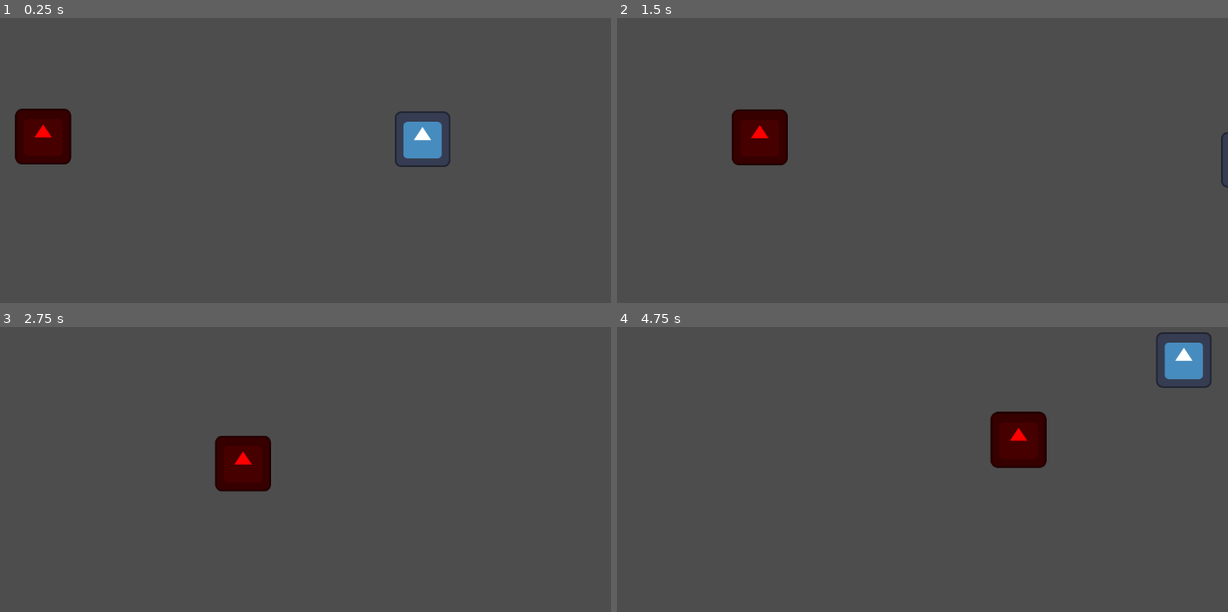
Above: before the commit, frames 1-4 (two rows, left to right).
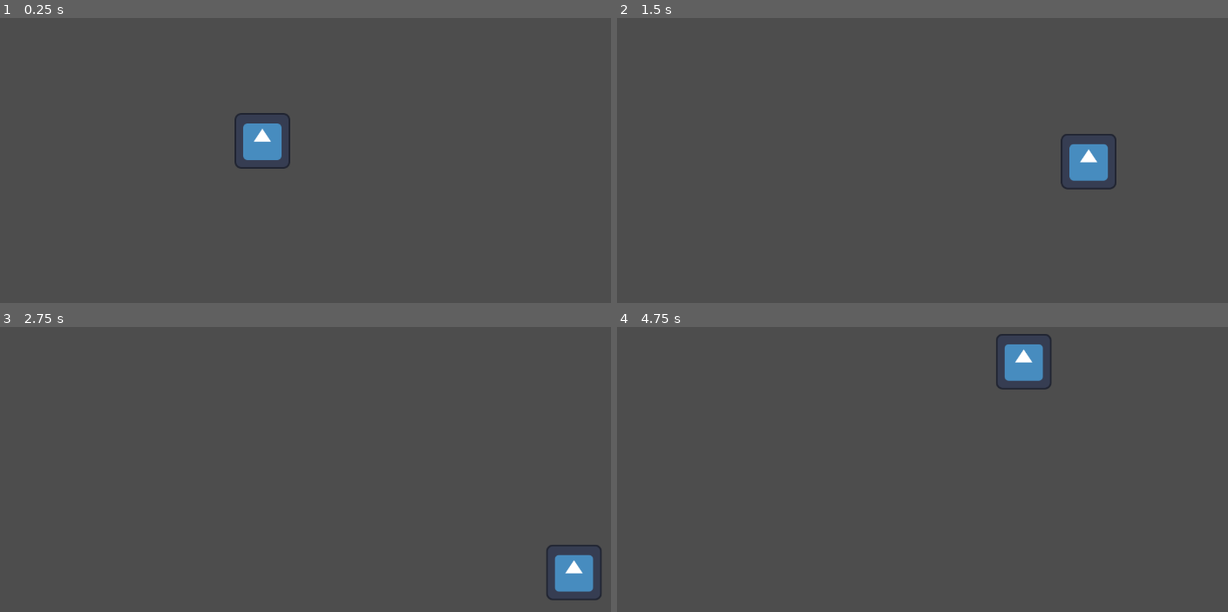
Above: after the commit, the same moments.

Repository: hugorocha05/A-Torre_Demo
Game: Godot game, scene res://Scenes/root.tscn
Same seed, same stepped clock (60 frames per second), same inputs: the game is played once before the commit and once after it. The engine's default icon, where the game draws it, is replaced by a stand-in: a white triangle on a blue panel in a dark square.
Inputs:
- Up to frame 1 (0.25 s): no input
- Up to frame 2 (1.5 s): hold D (Move Right) 0.53-1.28 s; tap Space (Dash) at 0.6, 1.35 s; hold S (Move Down) from 1.28 s (still down)
- Up to frame 3 (2.75 s): release S (Move Down) at 2.03 s; hold D (Move Right) from 2.03 s (still down); tap Space (Dash) at 2.1 s
- Up to frame 4 (4.75 s): release D (Move Right) at 2.78 s; hold W (Move Up) 2.78-3.53 s; tap Space (Dash) at 2.85, 3.6, 4.35 s; hold A (Move Left) from 3.53 s (still down); tap R (Reset, bound only after the commit) at 4.15 s

The runs differ from the first frame. In frame 1, 3.8% of the frame differs, in the area x 2-74%, y 31-53%; in frame 2, 2.9%; in frame 3, 2.8%; in frame 4, 3.9%, in the area x 61-98%, y 1-50%.

Commit message:
Deleted the enemy, added health/hit mechanic to player

Diff:
--- a/A Torre - Demo/Scenes/player.tscn
+++ b/A Torre - Demo/Scenes/player.tscn
@@ -3,11 +3,12 @@
 [ext_resource type="Script" path="res://Scripts/Player.gd" id="1_iy2jn"]
 [ext_resource type="Texture2D" uid="uid://bg30xwhkmcba2" path="res://icon.svg" id="2_d5ujg"]
 
-[sub_resource type="RectangleShape2D" id="RectangleShape2D_rj8ne"]
-size = Vector2(96, 96)
+[sub_resource type="RectangleShape2D" id="RectangleShape2D_3d88c"]
+size = Vector2(94, 94)
 
 [node name="Player" type="CharacterBody2D"]
 z_index = 1
+motion_mode = 1
 script = ExtResource("1_iy2jn")
 
 [node name="Sprite2D" type="Sprite2D" parent="."]
@@ -15,7 +16,7 @@
 texture = ExtResource("2_d5ujg")
 
 [node name="CollisionShape2D" type="CollisionShape2D" parent="."]
-shape = SubResource("RectangleShape2D_rj8ne")
+shape = SubResource("RectangleShape2D_3d88c")
 
 [node name="Timers" type="Node" parent="."]
 
@@ -26,5 +27,10 @@
 [node name="DashCooldown" type="Timer" parent="Timers"]
 one_shot = true
 
+[node name="HitFlashTimer" type="Timer" parent="Timers"]
+wait_time = 0.15
+one_shot = true
+
 [connection signal="timeout" from="Timers/DashTimer" to="." method="_on_dash_timer_timeout"]
 [connection signal="timeout" from="Timers/DashCooldown" to="." method="_on_dash_cooldown_timeout"]
+[connection signal="timeout" from="Timers/HitFlashTimer" to="." method="_on_hit_flash_timer_timeout"]
--- a/A Torre - Demo/Scenes/root.tscn
+++ b/A Torre - Demo/Scenes/root.tscn
@@ -1,12 +1,10 @@
 [gd_scene load_steps=3 format=3 uid="uid://bs4v6l7pt56oe"]
 
+[ext_resource type="Script" path="res://Scripts/Root.gd" id="1_0ey8g"]
 [ext_resource type="PackedScene" uid="uid://dwl1mkeq36phl" path="res://Scenes/player.tscn" id="1_5o2fo"]
-[ext_resource type="PackedScene" uid="uid://odn0xemnf5do" path="res://Scenes/basic_enemy.tscn" id="2_swoft"]
 
 [node name="Root" type="Node2D"]
+script = ExtResource("1_0ey8g")
 
 [node name="Player" parent="." instance=ExtResource("1_5o2fo")]
-position = Vector2(934, 317)
-
-[node name="Basic Enemy" parent="." instance=ExtResource("2_swoft")]
-position = Vector2(218, 312)
+position = Vector2(640, 320)
--- a/A Torre - Demo/Scripts/Player.gd
+++ b/A Torre - Demo/Scripts/Player.gd
@@ -1,21 +1,41 @@
 extends CharacterBody2D
 
 # ----------------------------
-# Character variables
+# Constants
 # ----------------------------
-var max_speed := 300.0  # Max speed that the player-character can achieve while running
-var acceleration := 10.0  # Acceleration value of the player-character, permits smooth movement
+
+# Constants used to keep track of original/starting stats (check counterparts for their meaning)
+const MAX_SPEED := 300.0
+const ACCELERATION := 10.0
+const DASH_SPEED := 900.0
+const HEALTH := 3
+
+# ----------------------------
+# Variables
+# ----------------------------
+
+# Variables used to define the stats at runtime
+var max_speed := MAX_SPEED  # Max speed that the player-character can achieve while running
+var acceleration := ACCELERATION  # Acceleration value of the player-character, permits smooth movement
 var input_vector := Vector2.ZERO  # The input vector is a Vector2 I'm using to determine the direction of movement with x and y values ranging from -1 to 1. Ex: (-1, 0) means the input vector is "moving left" and (0, 1) means it's "moving down"
 
-var dash_speed := 900.0  # Speed of the player while dashing
+var dash_speed := DASH_SPEED  # Speed of the player while dashing
 var dash_direction := Vector2.RIGHT  # Used to keep track of the last movement direction so the dash can be predictable and consistent
 var dash_duration := 0.15
 var can_dash := true  # Flag used to apply a dash cooldown
 var dash_cooldown_duration := 1.5
 
+var health := HEALTH  # How many hits the player can take before dying
+var hits_taken := 0  # How many hits the player has currently taken
+
+var speed_debuff := 0.10
+var acceleration_debuff := 0.05
+var dash_speed_debuff := 0.20
+
 enum MovementState {  # Basic state machine
 	NORMAL,
-	DASHING
+	DASHING,
+	DEAD
 }
 
 var movement_state := MovementState.NORMAL  # Starting state is the normal state
@@ -27,6 +47,8 @@
 # Accessing child nodes
 @onready var dash_timer = $Timers/DashTimer
 @onready var dash_cooldown = $Timers/DashCooldown
+@onready var sprite = $Sprite2D
+@onready var hit_flash_timer = $Timers/HitFlashTimer
 
 func _ready():
 	# Setting up the timer wait times
@@ -37,15 +59,21 @@
 	add_to_group("Player")
 
 # ----------------------------
-# Movement
+# Input
 # ----------------------------
 func get_input() -> void:
 	# Get input actions
 	input_vector = Input.get_vector("Move Left", "Move Right", "Move Up", "Move Down")  # get_vector() returns a result in …(419 unchanged characters)…
 
-	if Input.is_action_just_pressed("Dash") and movement_state != MovementState.DASHING and can_dash:  # Checks that the dash b …(189 unchanged characters)…
+	if Input.is_action_just_pressed("Dash") and movement_state == MovementState.NORMAL and can_dash:  # Checks that the dash b …(189 unchanged characters)…
 		dash()
 
+	if Input.is_action_just_pressed("Take Hit (Testing)") and movement_state != MovementState.DEAD:  # TESTING PURPOSES ONLY
+		take_hit(1)
+
+# ----------------------------
+# Movement
+# ----------------------------
 func update_velocity(delta: float) -> void:
 	if movement_state == MovementState.NORMAL:
 		if input_vector != Vector2.ZERO:  # If there are movement inputs
@@ -60,7 +88,10 @@
 func apply_friction(delta: float) -> void:
 	velocity = velocity.lerp(Vector2.ZERO, Globals.FRICTION * delta)  # lerp gradually brings velocity from the current va …(282 unchanged characters)…
 
-func dash():
+# ----------------------------
+# Dash
+# ----------------------------
+func dash() -> void:
 	movement_state = MovementState.DASHING  # Update state
 	velocity = dash_speed * dash_direction  # The actual dash logic
 	can_dash = false
@@ -77,9 +108,56 @@
 	print("can dash\n")
 
 # ----------------------------
+# Health/Damage
+# ----------------------------
+func take_hit(hit_value: int) -> void:
+	print("hit\n")
+
+	hits_taken += hit_value
+	update_movement_stats()
+
+	if hits_taken >= health:
+		die()
+		return
+
+	sprite.modulate = Color.CRIMSON  # Flash when hit
+	hit_flash_timer.start()
+
+func _on_hit_flash_timer_timeout():
+	sprite.modulate = Color.WHITE
+
+func die() -> void:
+	movement_state = MovementState.DEAD
+	sprite.modulate = Color.DIM_GRAY  # Simple color change  to visualize death
+
+	print("DEAD\n")
+
+func update_movement_stats() -> void:
+	# The calculations below consider the following logic: if I want to reduce a variable by 10%, that's the same as making that variable be worth 90% of it's original value (since 100% - 10% = 90%). In code this would be variable = 0.90 * variable (remember that percentages multiply the original value) or you could also write it as variable = (1 - 0.10) * variable. Finally, I want the reduction to be proportional to the amount of hits taken, therefore me multiply the original reduction by the hits so if the player is hit once we reduce speed by 10% (10 * 1) but if he's hit twice we reduce the speed by 20% (10 * 2). So in the end we have 1 - (10% * hits taken) as the number we should multiply the original value by to get the new one.
+	max_speed = (1 - (speed_debuff * hits_taken)) * MAX_SPEED
+	acceleration = (1 - (acceleration_debuff * hits_taken)) * ACCELERATION
+	dash_speed = (1 - (dash_speed_debuff * hits_taken)) * DASH_SPEED
+
+	max_speed = clamp(max_speed, 0.0, MAX_SPEED)
+	acceleration = clamp(acceleration, 0.0, ACCELERATION)
+	dash_speed = clamp(dash_speed, 0.0, DASH_SPEED)
+
+# ----------------------------
 # Processing
 # ----------------------------
+func reset() -> void:
+	movement_state = MovementState.NORMAL
+	max_speed = MAX_SPEED
+	acceleration = ACCELERATION
+	dash_speed = DASH_SPEED
+	hits_taken = 0
+	sprite.modulate = Color.WHITE
+	can_dash = true
+	dash_direction = Vector2.RIGHT
+	velocity = Vector2.ZERO
+
 func _physics_process(delta: float) -> void:
-	get_input()
-	update_velocity(delta)
-	move_and_slide()  # Godot's built-in movement function, moves character based on the 'velocity' attribute
+	if movement_state != MovementState.DEAD:
+		get_input()
+		update_velocity(delta)
+		move_and_slide()  # Godot's built-in movement function, moves character based on the 'velocity' attribute
--- /dev/null
+++ b/A Torre - Demo/Scripts/Root.gd
@@ -0,0 +1,16 @@
+extends Node2D
+
+@onready var player = get_tree().get_first_node_in_group("Player")
+
+# Called when the node enters the scene tree for the first time.
+func _ready():
+	pass # Replace with function body.
+
+# Called every frame. 'delta' is the elapsed time since the previous frame.
+func _process(_delta):
+	if Input.is_action_just_pressed("Reset") and player.movement_state == player.MovementState.DEAD:
+		reset()
+
+func reset() -> void:
+	player.reset()
+	player.global_position = Vector2(640, 320)
--- a/A Torre - Demo/project.godot
+++ b/A Torre - Demo/project.godot
@@ -55,6 +55,16 @@
 "events": [Object(InputEventKey,"resource_local_to_scene":false,"resource_name":"","device":-1,"window_id":0,"alt_pressed":false,"shift_pressed":false,"ctrl_pressed":false,"meta_pressed":false,"pressed":false,"keycode":0,"physical_keycode":32,"key_label":0,"unicode":32,"echo":false,"script":null)
 ]
 }
+"Take Hit (Testing)"={
+"deadzone": 0.5,
+"events": [Object(InputEventKey,"resource_local_to_scene":false,"resource_name":"","device":-1,"window_id":0,"alt_pressed":false,"shift_pressed":false,"ctrl_pressed":false,"meta_pressed":false,"pressed":false,"keycode":0,"physical_keycode":72,"key_label":0,"unicode":104,"echo":false,"script":null)
+]
+}
+Reset={
+"deadzone": 0.5,
+"events": [Object(InputEventKey,"resource_local_to_scene":false,"resource_name":"","device":-1,"window_id":0,"alt_pressed":false,"shift_pressed":false,"ctrl_pressed":false,"meta_pressed":false,"pressed":false,"keycode":0,"physical_keycode":82,"key_label":0,"unicode":114,"echo":false,"script":null)
+]
+}
 
 [rendering]
 
